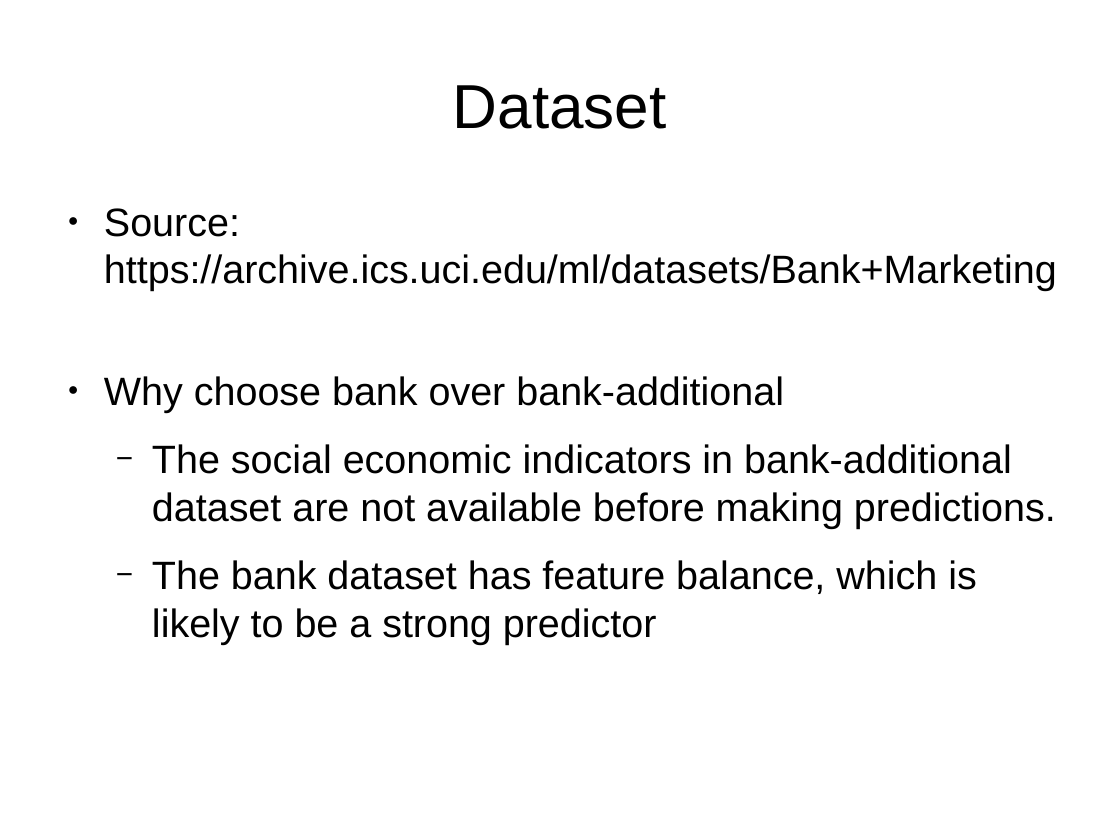
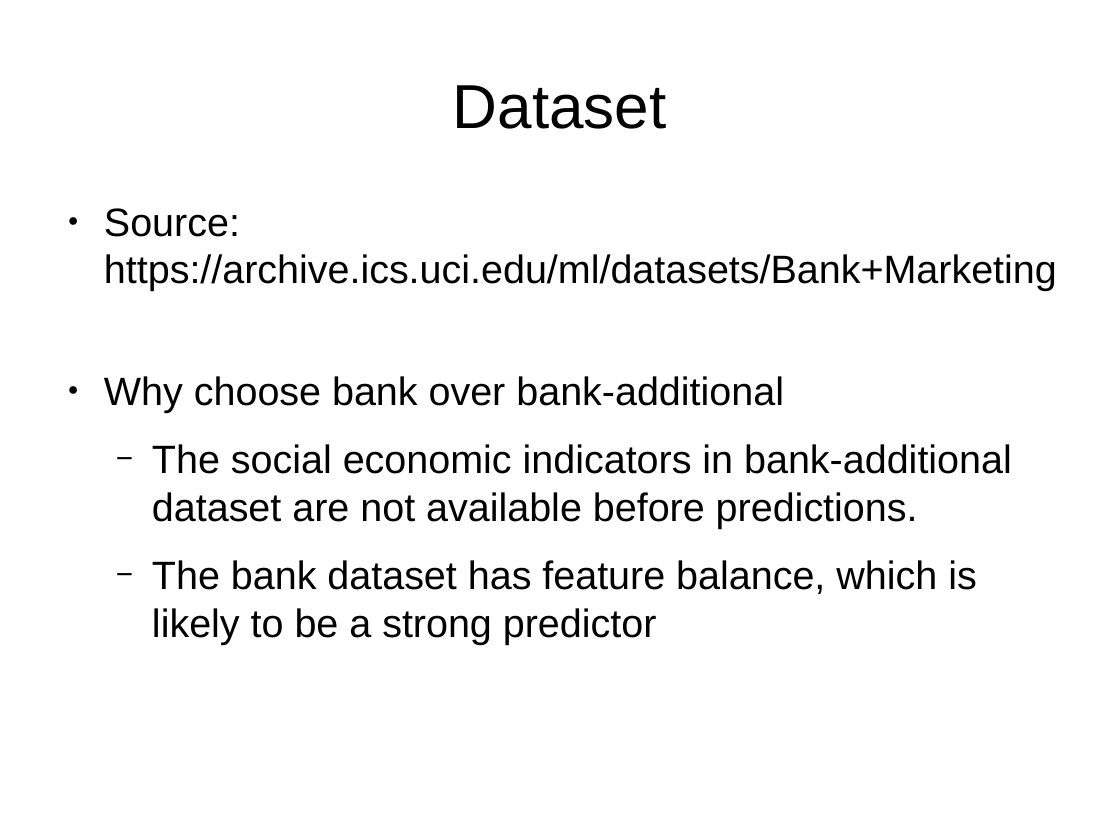
Before and after one commit to GL-Li/QL-case-study, a slide deck: slide 2 of report.odp. Drawn at 1120x840 pixels with LibreOffice and Linux fonts; fonts in the diff are those of the drawing. Boxes give left, top, right and bottom in pixels: in the first picture for what was removed or moved away, otherwise in the second. Text is boxed around its words. In the diff, an @@ line names an element or a change of style, - is before the commit and + after.

```diff
--- a/report.odp
+++ b/report.odp
@@ text at [152, 444, 1012, 528]: text changed @@
-  − The social economic indicators in bank-additional dataset are not available before making predictions.
+  − The social economic indicators in bank-additional dataset are not available before predictions.
```
Also in this commit, not shown: 8 other slides changed, 27 other files.
